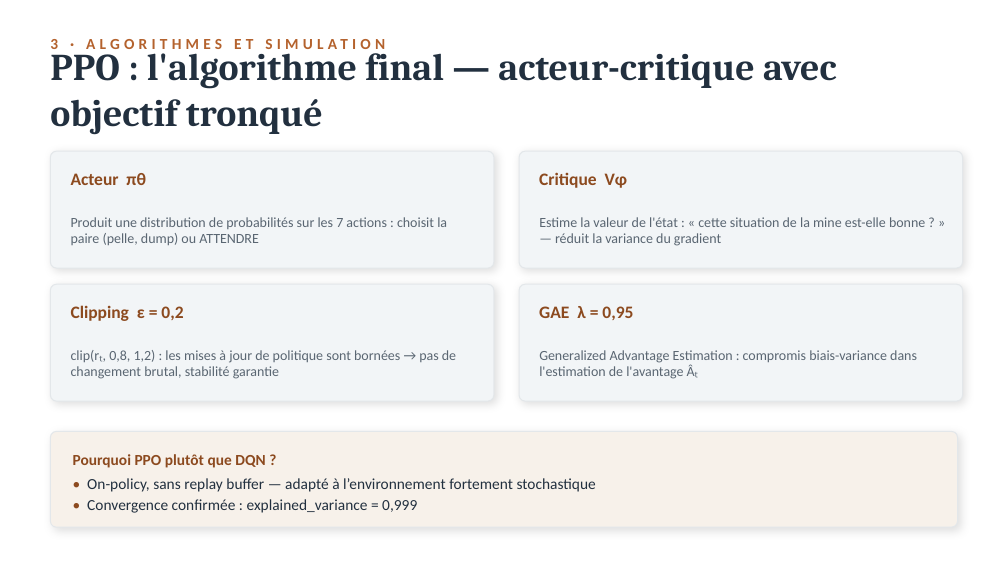
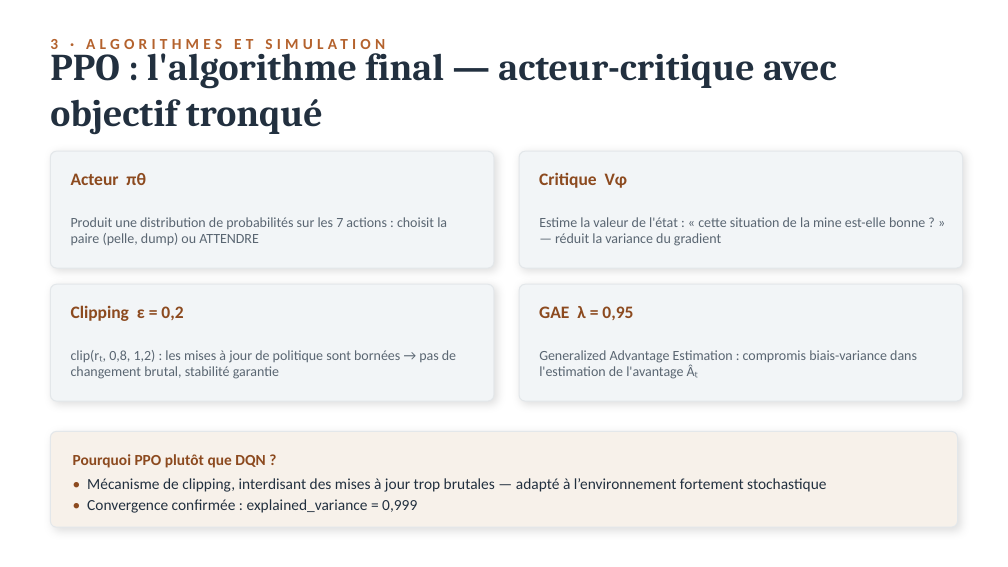
Before and after one commit to Juan-Lucas/memoire-master-rl-logistique, a slide deck: slide 14 of reports/Soutenance_MUPASA_KALUNGA_M2_DataScience.pptx. Drawn at 1008x567 pixels with LibreOffice and Linux fonts; fonts in the diff are those of the drawing. Boxes give left, top, right and bottom in pixels: in the first picture for what was removed or moved away, otherwise in the second. Text is boxed around its words. In the diff, an @@ line names an element or a change of style, - is before the commit and + after.

```diff
--- a/reports/Soutenance_MUPASA_KALUNGA_M2_DataScience.pptx
+++ b/reports/Soutenance_MUPASA_KALUNGA_M2_DataScience.pptx
@@ text at [87, 478, 826, 492]: text changed @@
-• On-policy, sans replay buffer — adapté à l’environnement fortement stochastique
+• Mécanisme de clipping, interdisant des mises à jour trop brutales — adapté à l’environnement fortement stochastique
```
Also in this commit, not shown: 1 other slide changed, 2 other files.
